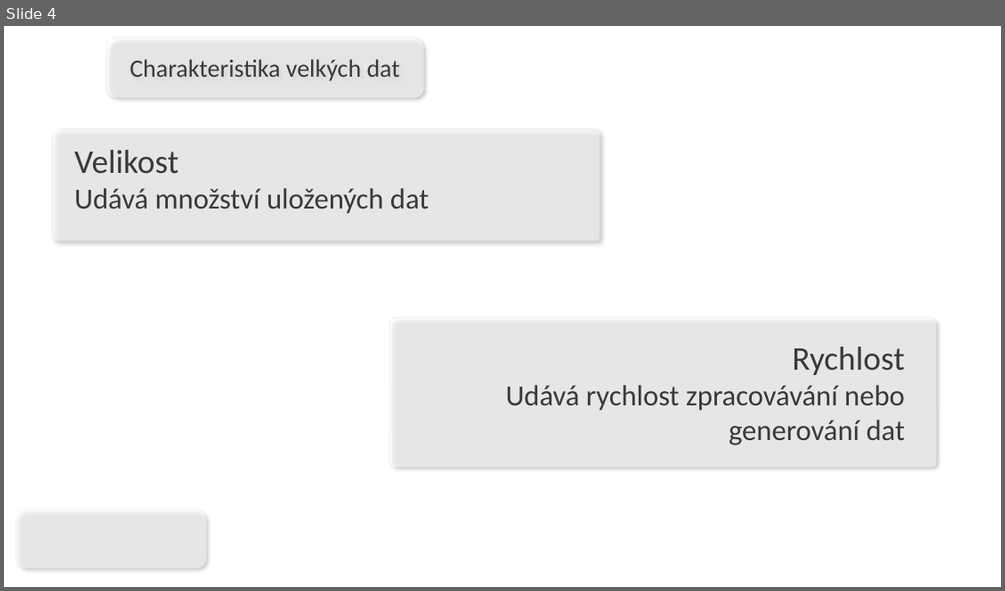
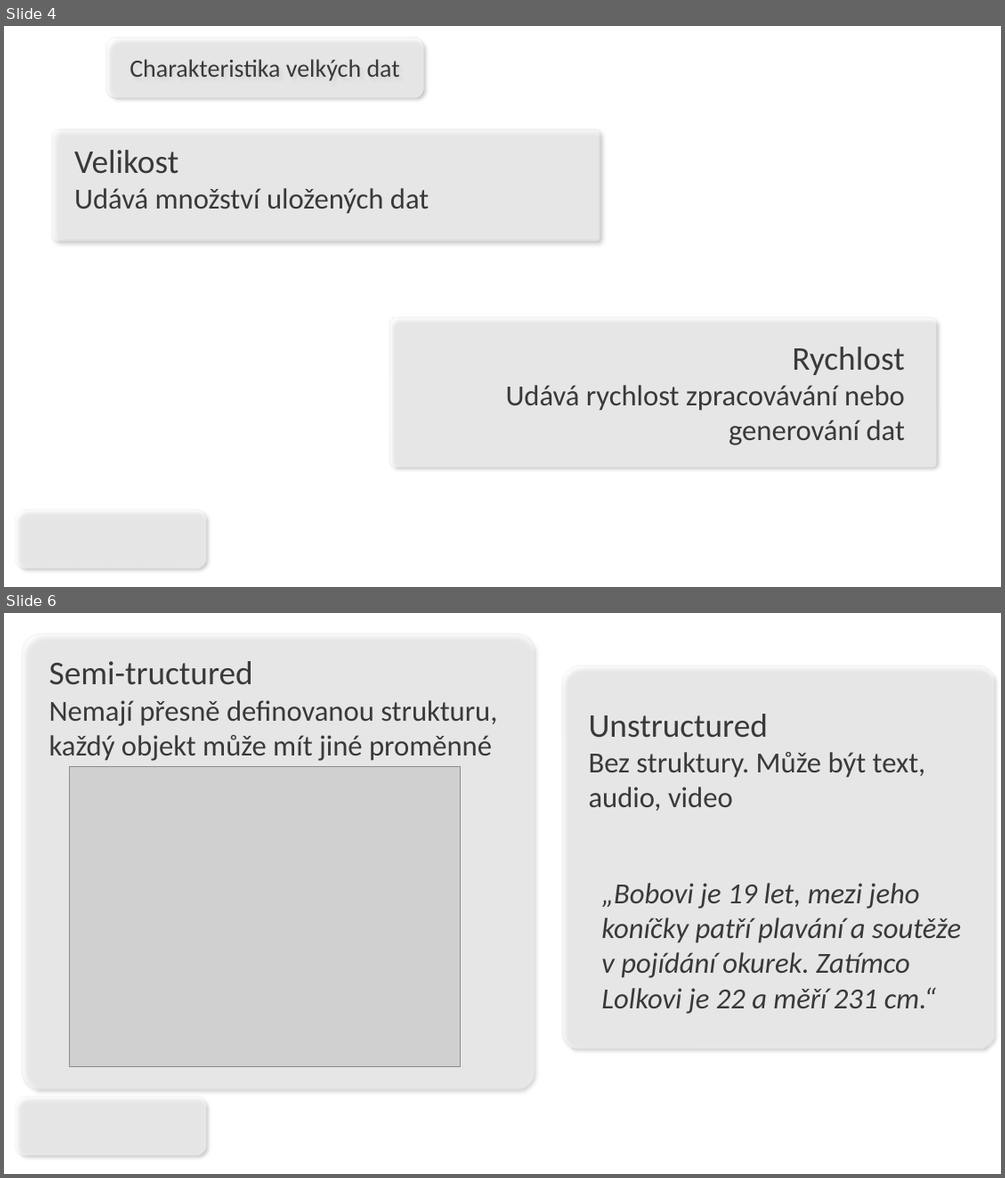
Before and after one commit to CZmatyasZERO/Big-data-prezentace, a slide deck: klimes.ppsx. Shown one above the other, each under a label of ours: slide 4 before the commit, slides 4 and 6 after it; the slides between them are not shown. The pictures are 1005x591 and 1005x1178 pixels, drawn with LibreOffice and Linux fonts; fonts in the diff are those of the drawing; grey boxes stand for pictures; background and template pictures are left out. Boxes give left, top, right and bottom in pixels: in the first picture for what was removed or moved away, otherwise in the second. Text is boxed around its words. In the diff, an @@ line names an element or a change of style, - is before the commit and + after.

```diff
--- a/klimes.ppsx
+++ b/klimes.ppsx
@@ slide 6 added at (x1=4, y1=613, x2=1001, y2=1174), background picture (left out); not listed: 1 template element that a slide beside it also shows @@
@@ rounded rectangle added at (x1=22, y1=634, x2=534, y2=1089), fill #FFFFFF at 60% opacity, outline #EAEAEA 1 pt @@
@@ text added at (x1=49, y1=661, x2=497, y2=761), 28 pt, text #3B3838 @@
+Semi-tructured
+Nemají přesně definovanou strukturu, každý objekt může mít jiné proměnné
@@ rounded rectangle added at (x1=562, y1=666, x2=994, y2=1048), fill #FFFFFF at 60% opacity, outline #EAEAEA 1 pt @@
@@ text added at (x1=589, y1=714, x2=926, y2=811), 28 pt, text #3B3838 @@
+Unstructured
+Bez struktury. Může být text, audio, video
@@ picture added at (x1=69, y1=766, x2=461, y2=1066) @@
@@ text added at (x1=601, y1=883, x2=961, y2=1013), 28 pt, text #3B3838, italic @@
+„Bobovi je 19 let, mezi jeho koníčky patří plavání a soutěže v pojídání okurek. Zatímco Lolkovi je 22 a měří 231 cm.“
```
Also in this commit, not shown: 2 slides changed, 1 slide removed, 1 other file.
